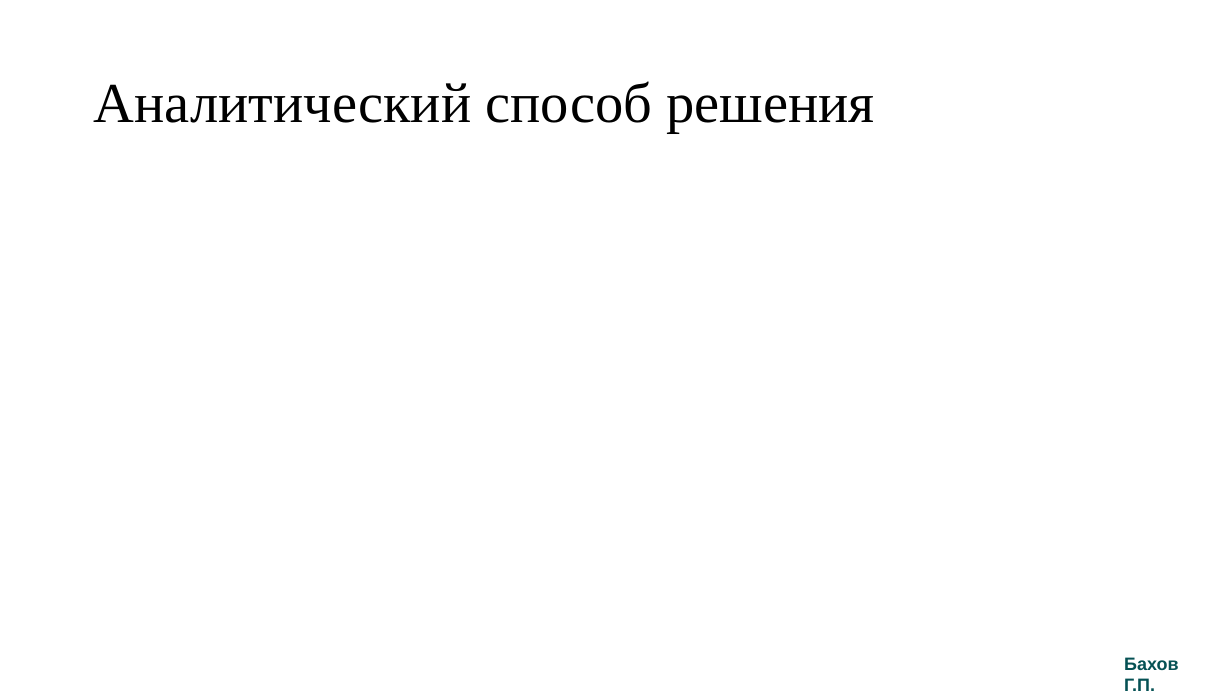
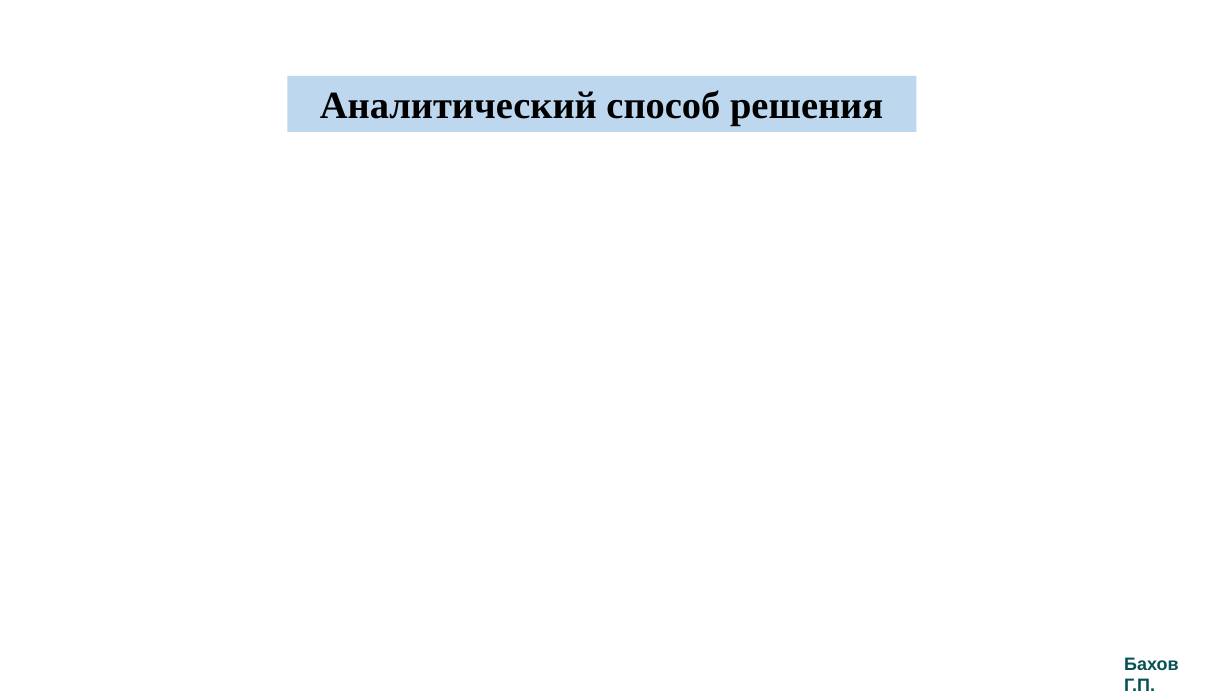
Before and after one commit to Grigoriy1988/OGE-2025-2026, a slide deck: slide 5 of 03/Задача №1.pptx. Drawn at 1232x693 pixels with LibreOffice and Linux fonts; fonts in the diff are those of the drawing; grey boxes stand for pictures. Boxes give left, top, right and bottom in pixels: in the first picture for what was removed or moved away, otherwise in the second. Text is boxed around its words. In the diff, an @@ line names an element or a change of style, - is before the commit and + after.

```diff
--- a/03/Задача №1.pptx
+++ b/03/Задача №1.pptx
@@ rectangle "Аналитический способ решения" resized from (x1=94, y1=81, x2=874, y2=133) to (x1=287, y1=76, x2=917, y2=132) @@
@@ rectangle "Аналитический способ решения" at (x1=287, y1=76, x2=917, y2=132): size 44 to 30 pt, bold on; alignment left to centre; line spacing 0.9 to 1; vertical alignment middle to top; fill none to #BDD7EE @@
```
Also in this commit, not shown: 5 other slides changed, 1 other file.
